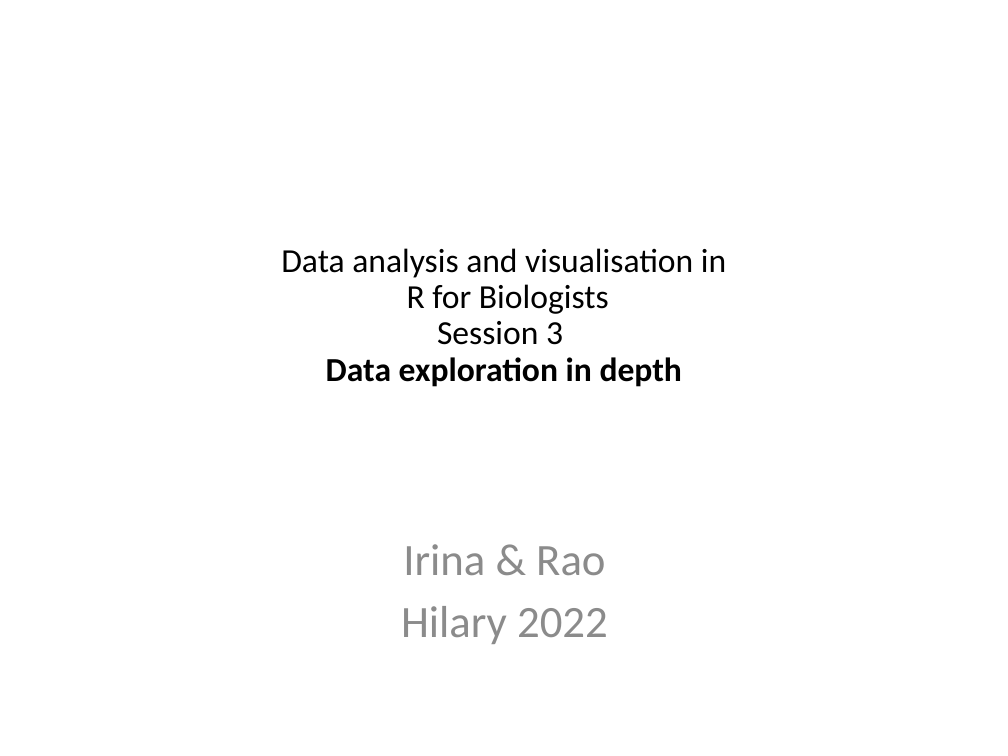
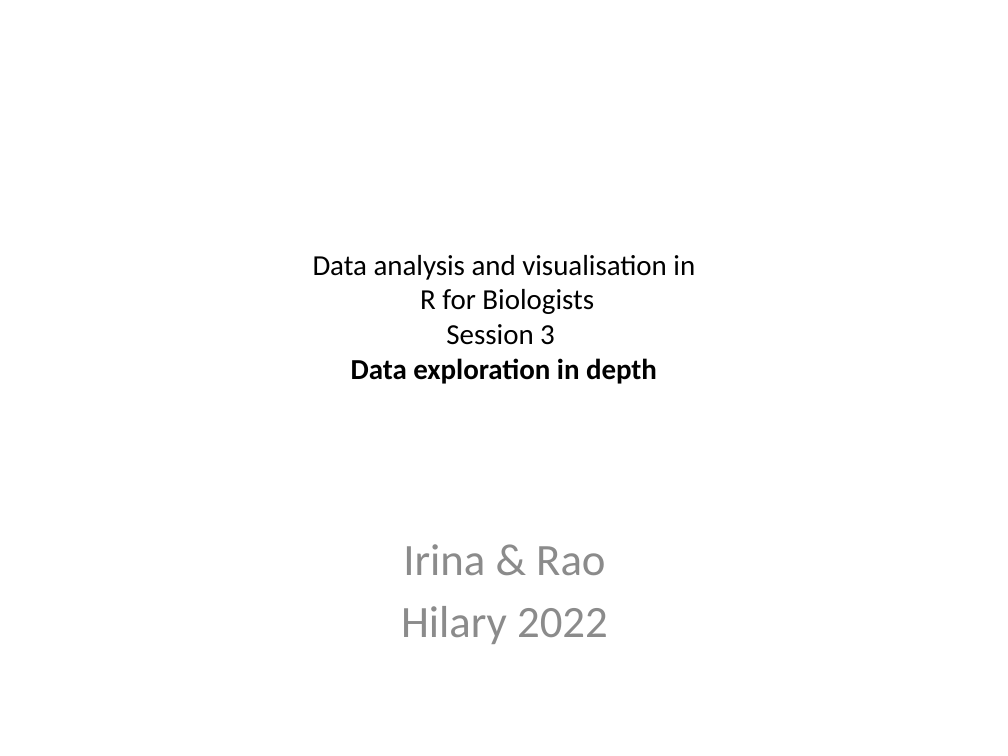
Before and after one commit to sraorao/data_analysis_visualisation_R_HT2022, a slide deck: slide 1 of powerpoint files/Session3.pptx. Drawn at 1008x756 pixels with LibreOffice and Linux fonts; fonts in the diff are those of the drawing. Boxes give left, top, right and bottom in pixels: in the first picture for what was removed or moved away, otherwise in the second. Text is boxed around its words. In the diff, an @@ line names an element or a change of style, - is before the commit and + after.

```diff
--- a/powerpoint files/Session3.pptx
+++ b/powerpoint files/Session3.pptx
@@ text "Data analysis and visualisation in ..." at (313, 255, 695, 384): size 24 to 20.7 pt; line spacing 0.9 to 1 @@
```
Also in this commit, not shown: 9 other slides changed, 2 other files.
